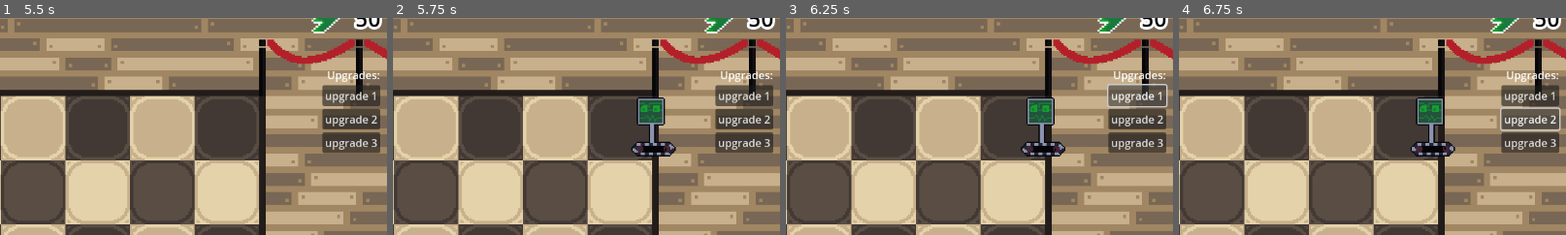
Above: before the commit, frames 1-4 (left to right).
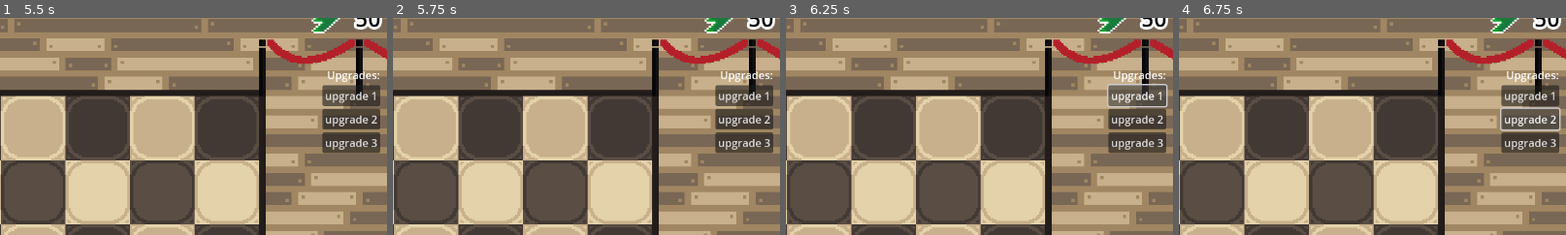
Above: after the commit, the same moments.

Repository: AuraDvin/MvR
Game: Godot game, scene res://levels/menus/main_menu/main_menu.tscn
Two runs of this game, one before a commit and one after it. Both use one fixed random seed, a clock stepped at 60 frames per second and the inputs below.
Inputs (mouse positions are % of the whole screen's width and height, from its top left):
- Up to frame 1 (5.5 s): click (50, 53) at 0.5 s; click "1" at 1.25 s; click (5, 13) at 2 s; click (11, 13) at 2.75 s; click (18, 13) at 3.5 s; click (25, 13) at 4.25 s; click (32, 13) at 5 s
- Up to frame 2 (5.75 s): no input
- Up to frame 3 (6.25 s): click "upgrade 1" at 5.75 s
- Up to frame 4 (6.75 s): click "upgrade 2" at 6.5 s
The pictures show only the part of the screen within x 50-100%, y 5-55%; the shares and areas given below are measured in that part.

Frame 1 is identical in both runs. In frame 2, 1.7% of the frame differs, in the area x 61-74%, y 36-64%; in frame 3, 1.7%, in the area x 60-73%, y 36-64%; in frame 4, 1.7%.

Commit message:
spawning might be working

Diff:
--- a/levels/basic_level/basic_level.gd
+++ b/levels/basic_level/basic_level.gd
@@ -9,6 +9,8 @@
 var cooldown = 0.5
 var local_cooldown = 0
 var grid_spaces = {}
+var current_wave_max_score
+var current_wave_score
 @export var lane_count = 5
 
 signal energy_changed(newAmount: int)
@@ -98,11 +100,30 @@
 func _on_enemy_spawn_timer_timeout():
 	var rng = RandomNumberGenerator.new()
 	var lane = rng.randi_range(0, self.lane_count - 1) # From to is inclusive
-	var enemy_inst = enemy.instantiate()
-	enemy_inst.line = lane
-	enemy_inst.position = _get_enemy_spawn_position(lane)
-	$Lanes.get_child(lane).add_child(enemy_inst)
+	var next_wave = LevelDataManager.current_level_data.enemy_queue.pop_front()
+
+	# No remaining waves
+	if next_wave == null:
+		print_debug("last wave has spawned already")
+		# todo: if no more enemies, finish level
+		return
+
+	current_wave_max_score = 0
+	current_wave_score = 0
+	for e_data in next_wave:
+		for i in e_data.count:
+			var enemy_inst = enemies[e_data.type].instantiate()
+			enemy_inst.defeated.connect(update_score)
+			current_wave_max_score += enemy_inst.score
+			enemy_inst.line = lane
+			enemy_inst.position = _get_enemy_spawn_position(lane)
+			$Lanes.get_child(lane).add_child(enemy_inst)
+
 	$EnemySpawnTimer.start(rng.randf()* 3 + 2)
+
+func update_score(score: int):
+	current_wave_score += score
+	LevelDataManager.current_level_data.current_score += score
 
 func _get_enemy_spawn_position(lane) -> Vector2:
 	var bottom_left_pos = ($Grid.position + $Grid/BottomLeft.position * $Grid.scale)
